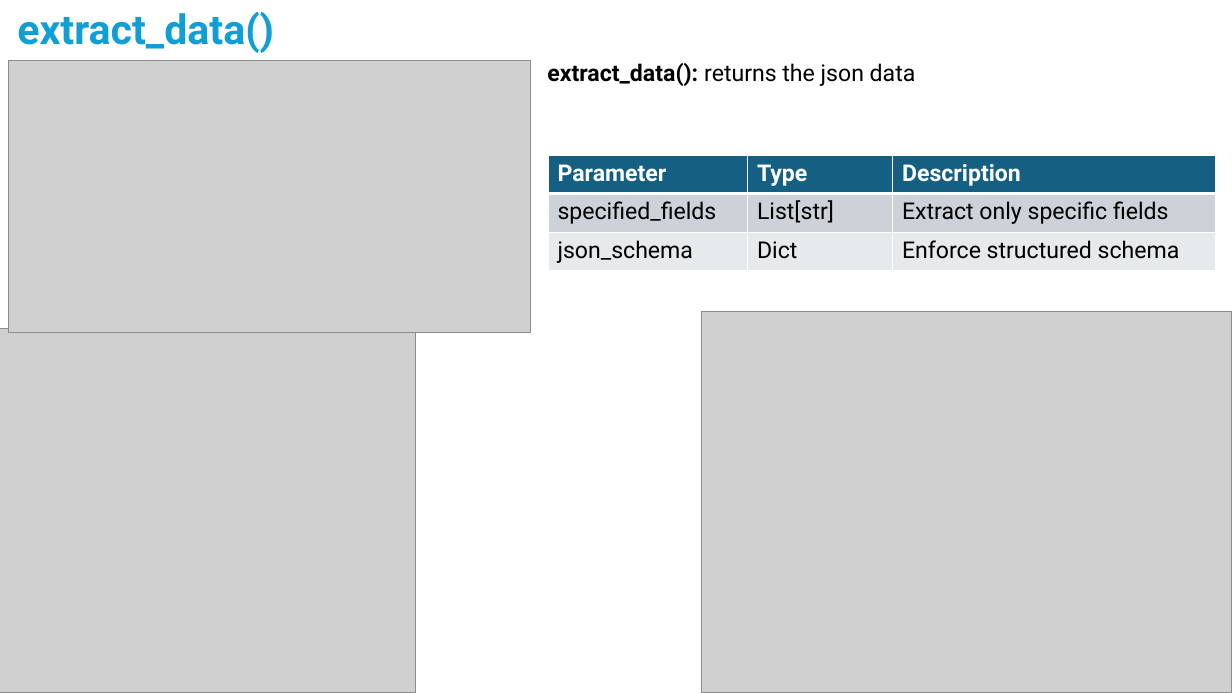
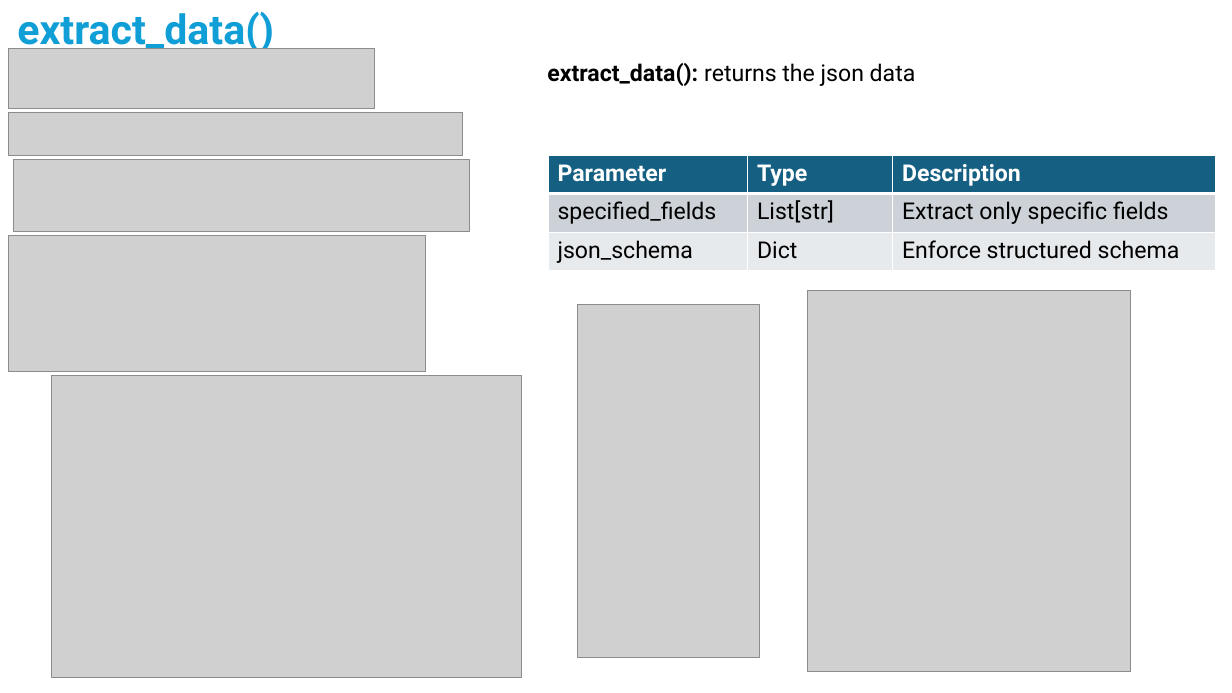
Before and after one commit to huynhngocsonuit2000github/pdf-extract-investigation, a slide deck: slide 6 of docs/DucStrange-Option-Output.pptx (slide 5 before the commit). Drawn at 1232x693 pixels with LibreOffice and Linux fonts; fonts in the diff are those of the drawing; grey boxes stand for pictures. Boxes give left, top, right and bottom in pixels: in the first picture for what was removed or moved away, otherwise in the second. Text is boxed around its words. In the diff, an @@ line names an element or a change of style, - is before the commit and + after.

```diff
--- a/docs/DucStrange-Option-Output.pptx
+++ b/docs/DucStrange-Option-Output.pptx
@@ picture added at [8,49,374,109] @@
@@ picture removed at [8,60,531,333] @@
@@ picture added at [8,113,463,155] @@
@@ picture added at [13,160,469,232] @@
@@ picture added at [8,236,426,372] @@
@@ picture: place and size @@
-picture at [702,311,1232,693]
+picture at [808,290,1131,672]
@@ picture added at [578,304,760,657] @@
@@ picture: place and size @@
-picture at [0,328,416,693]
+picture at [52,376,522,677]
```
Also in this commit, not shown: 4 other slides changed, 1 slide added, 3 other files.
